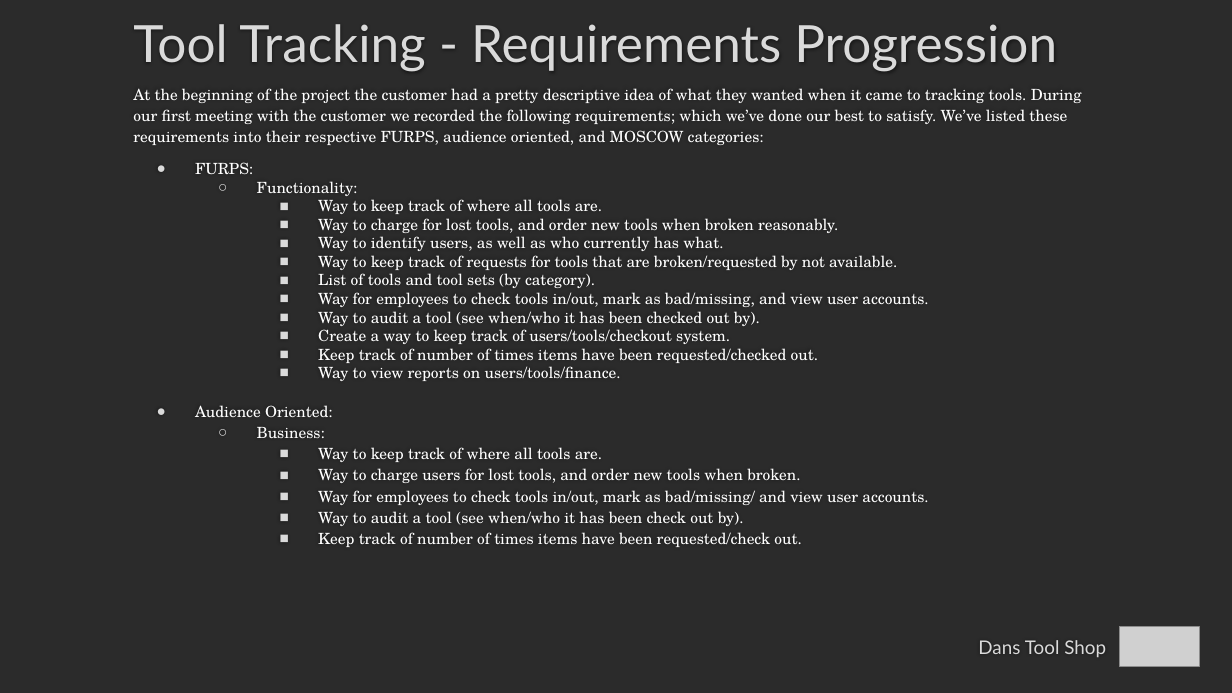
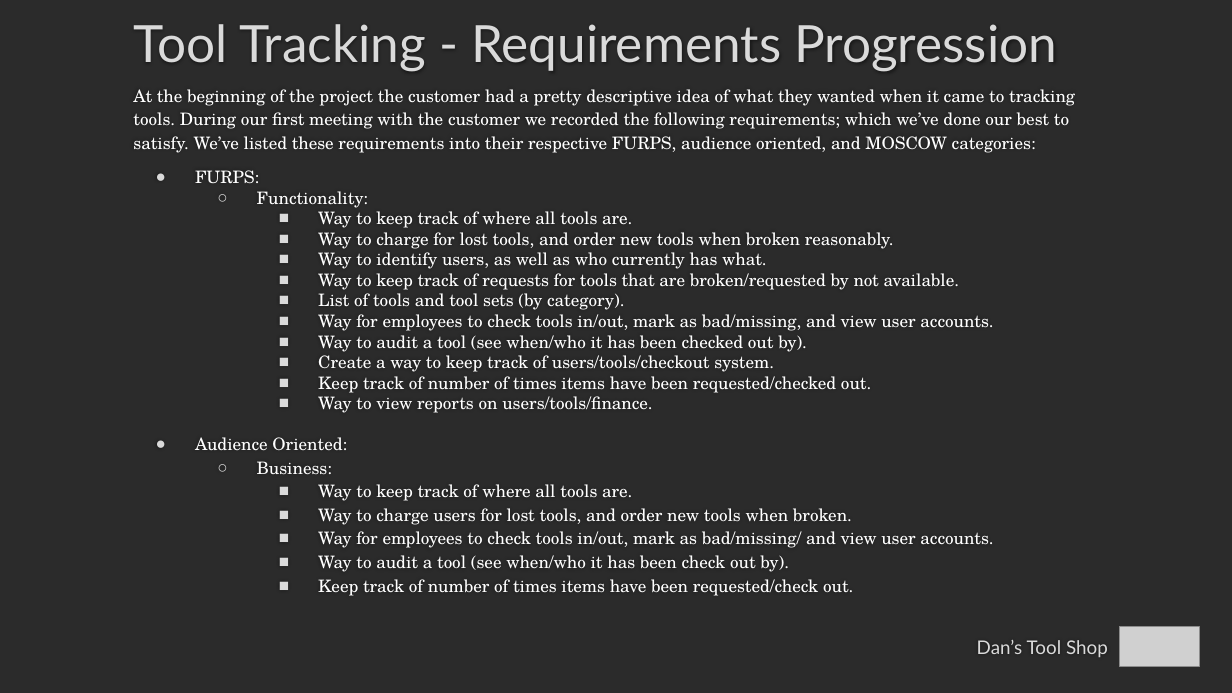
Before and after one commit to brcallister/cs3450-Tools-Co-op, a slide deck: slide 12 of Presentation/3450presentation.pptx. Drawn at 1232x693 pixels with LibreOffice and Linux fonts; fonts in the diff are those of the drawing; grey boxes stand for pictures; background and template pictures are left out; a plain dark background stands for a picture behind light text. Boxes give left, top, right and bottom in pixels: in the first picture for what was removed or moved away, otherwise in the second. Text is boxed around its words. In the diff, an @@ line names an element or a change of style, - is before the commit and + after.

```diff
--- a/Presentation/3450presentation.pptx
+++ b/Presentation/3450presentation.pptx
@@ subtitle "At the beginning of the ..." at box(133, 89, 1075, 596): size 9 to 10 pt; indent changed @@
@@ title at box(977, 640, 1108, 657): text changed @@
-Dans Tool Shop
+Dan’s Tool Shop
```
Also in this commit, not shown: 22 other slides changed.
